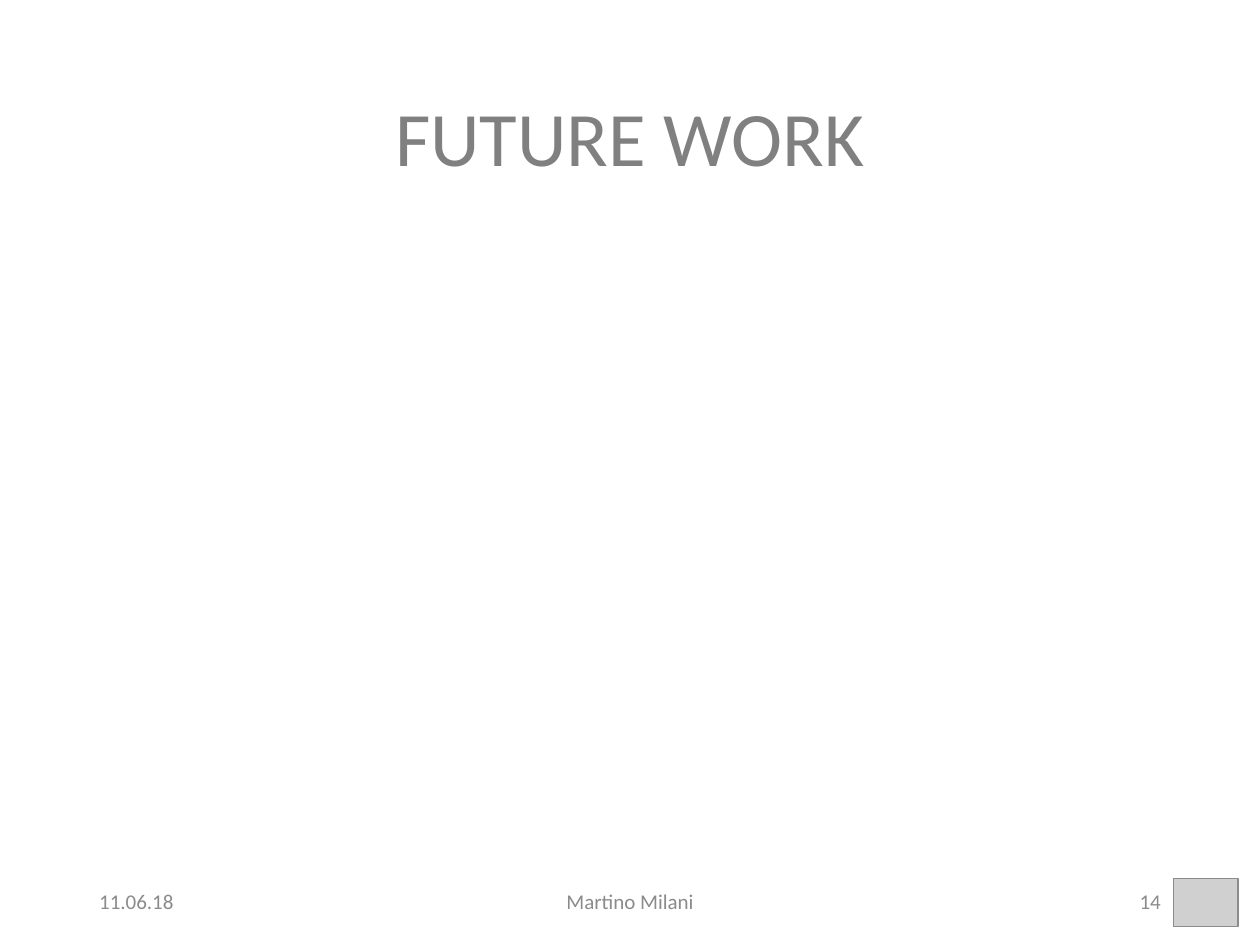
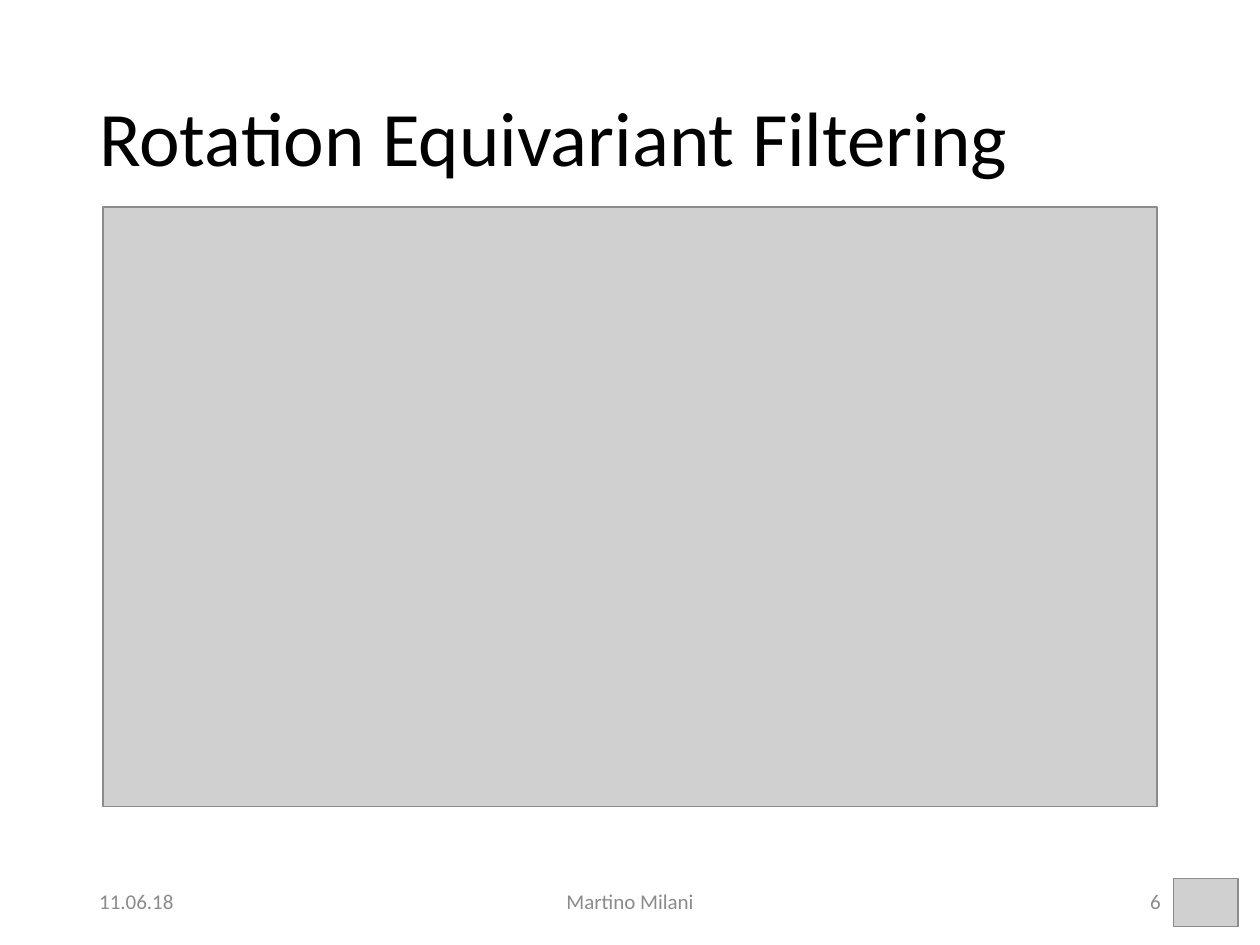
Before and after one commit to MartMilani/PDM, a slide deck: slide 6 of presentation/milani.pptx (slide 14 before the commit). Drawn at 1260x945 pixels with LibreOffice and Linux fonts; fonts in the diff are those of the drawing; grey boxes stand for pictures; background and template pictures are left out. Boxes give left, top, right and bottom in pixels: in the first picture for what was removed or moved away, otherwise in the second. Text is boxed around its words. In the diff, an @@ line names an element or a change of style, - is before the commit and + after.

```diff
--- a/presentation/milani.pptx
+++ b/presentation/milani.pptx
@@ title at [99,112,1007,180]: text changed; text colour #808080 to #000000 @@
-FUTURE WORK
+Rotation Equivariant Filtering
@@ picture added at [103,207,1157,806] @@
@@ page number at [1150,895,1161,909]: text changed @@
-14
+6
```
Also in this commit, not shown: 9 other slides changed, 11 slides added, 5 slides removed, 40 other files.
